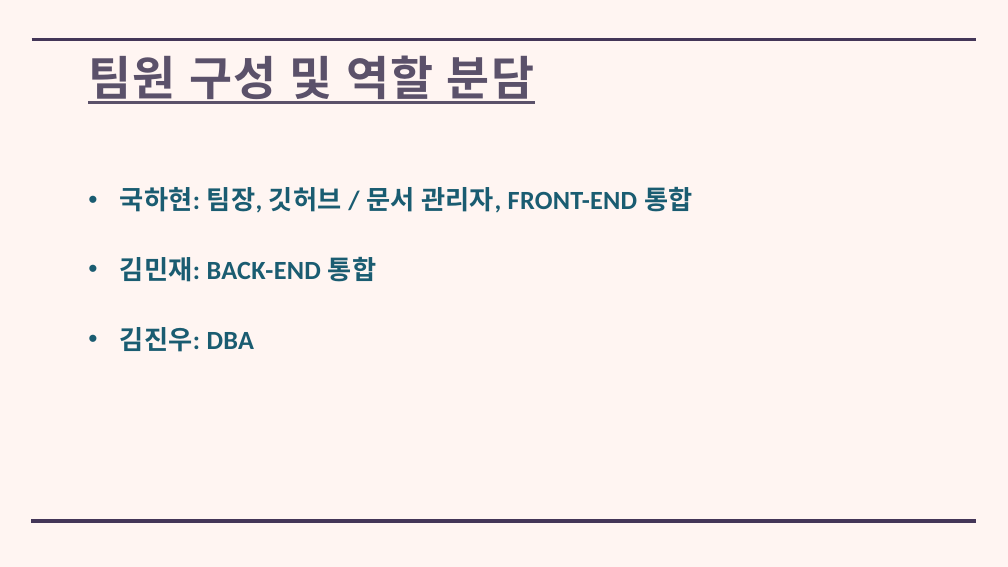
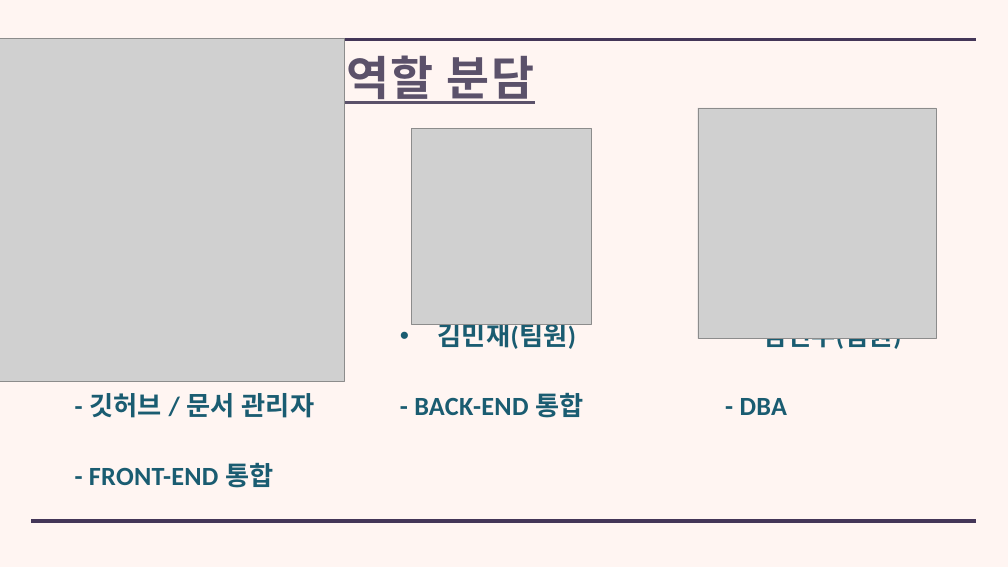
Before and after one commit to kuk0901/WingSpringBoot, a slide deck: slide 3 of ppt/WING_ 발표 PPT.pptx (slide 2 before the commit). Drawn at 1008x567 pixels with LibreOffice and Linux fonts; fonts in the diff are those of the drawing; grey boxes stand for pictures. Boxes give left, top, right and bottom in pixels: in the first picture for what was removed or moved away, otherwise in the second. Text is boxed around its words. In the diff, an @@ line names an element or a change of style, - is before the commit and + after.

```diff
--- a/ppt/WING_ 발표 PPT.pptx
+++ b/ppt/WING_ 발표 PPT.pptx
@@ picture added at (0, 38, 344, 381) @@
@@ picture added at (698, 108, 936, 339) @@
@@ picture added at (412, 128, 591, 324) @@
@@ text added at (414, 324, 584, 418), 50 pt, text #1A5C71, bold @@
+• 김민재(팀원)
+- BACK-END 통합
@@ text added at (740, 338, 902, 415), 50 pt, text #1A5C71, bold @@
+• 김진우(팀원)
+- DBA
@@ text at (89, 393, 314, 488): text changed @@
-• 국하현: 팀장, 깃허브 / 문서 관리자, FRONT-END 통합
-• 김민재: BACK-END 통합
-• 김진우: DBA
+• 국하현(팀장)
+- 깃허브 / 문서 관리자
+- FRONT-END 통합
```
Also in this commit, not shown: 7 other slides changed, 5 slides added, 1 slide removed, 41 other files.
